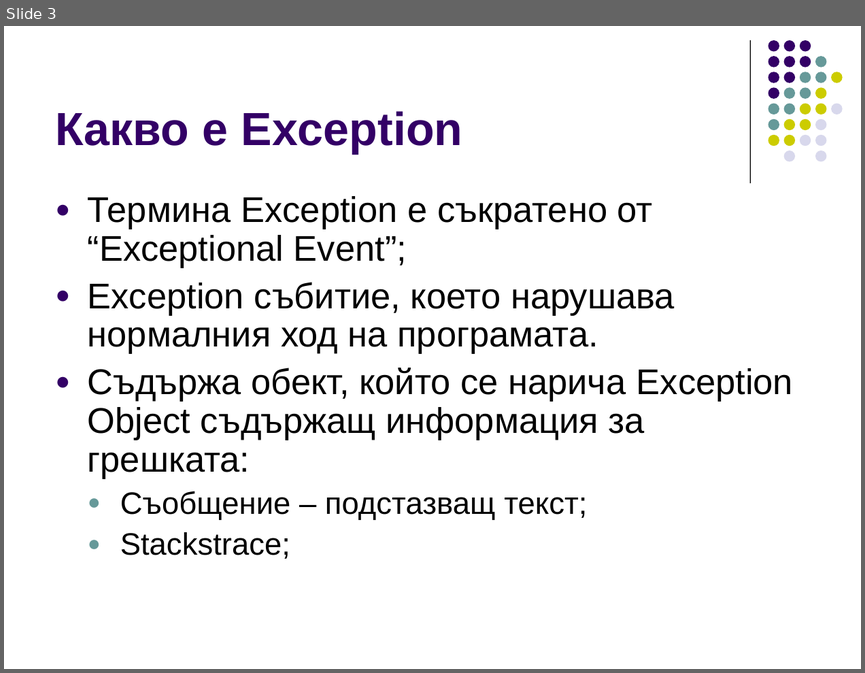
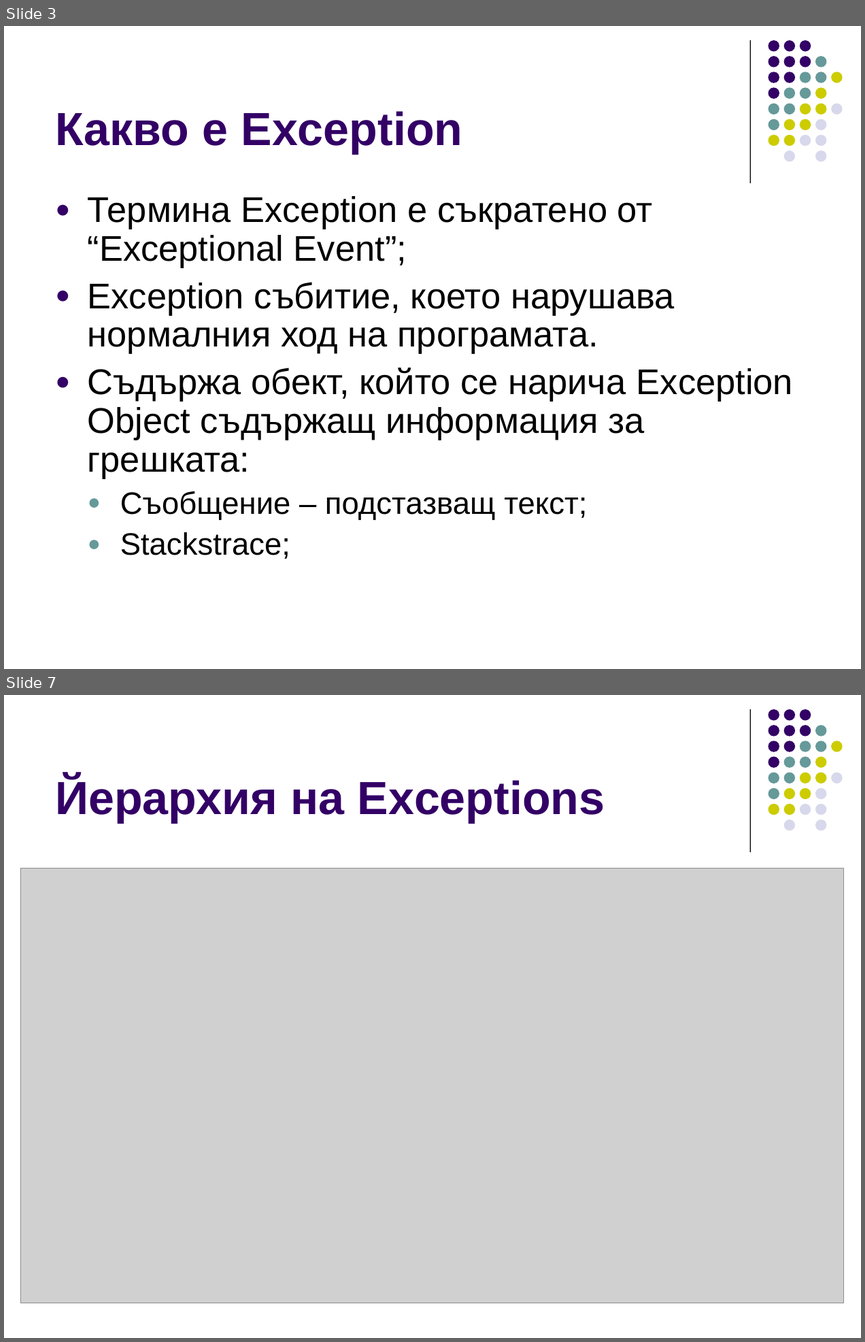
Before and after one commit to ivorusev/startup-factory-java-course, a slide deck: 3-Exceptions.ppt. Shown one above the other, each under a label of ours: slide 3 before the commit, slides 3 and 7 after it; the slides between them are not shown. The pictures are 865x673 and 865x1342 pixels, drawn with LibreOffice and Linux fonts; fonts in the diff are those of the drawing; grey boxes stand for pictures. Boxes give left, top, right and bottom in pixels: in the first picture for what was removed or moved away, otherwise in the second. Text is boxed around its words. In the diff, an @@ line names an element or a change of style, - is before the commit and + after.

Commit message:
some more slides for exceptions

```diff
--- a/3-Exceptions.ppt
+++ b/3-Exceptions.ppt
@@ slide 7 added at (4,695,861,1338), background #FFFFFF; not listed: 32 template elements that a slide beside it also shows @@
@@ title added at (55,777,605,822), 39 pt, text #330066, bold @@
+Йерархия на Exceptions
@@ picture added at (21,868,844,1302) @@
```
Also in this commit, not shown: 1 slide changed, 8 other slides added, 1 slide removed.
